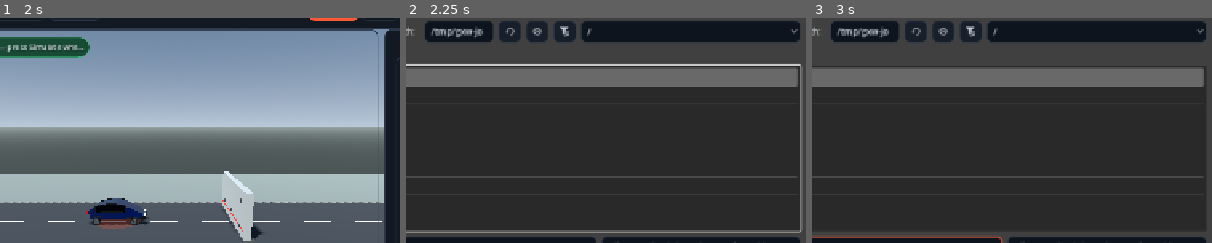
Above: before the commit, frames 1-3 (left to right).
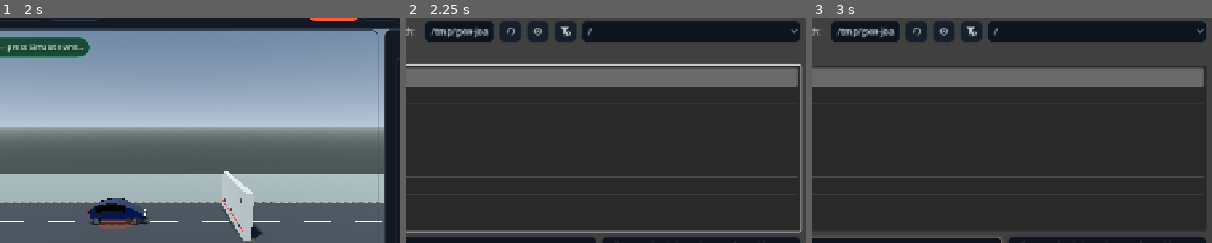
Above: after the commit, the same moments.

Repository: ArrowSK/crashvector
Game: Godot game, scene res://app/main.tscn
Same seed, same stepped clock (60 frames per second), same inputs: the game is played once before the commit and once after it.
Inputs (mouse positions are % of the whole screen's width and height, from its top left):
- Up to frame 1 (2 s): click "New" at 0.5 s; click "New" at 1.25 s
- Up to frame 2 (2.25 s): click "Open" at 2 s
- Up to frame 3 (3 s): click (36, 59) at 2.77 s; type "12" at 2.85 s
The pictures show only the part of the screen within x 28-78%, y 8-58%; the shares and areas given below are measured in that part.

Frame 1 is identical in both runs. In frame 2, 0.2% of the frame differs, in the area x 19-47%, y 3-9%; in frame 3, 0.2%.

Commit message:
Fix calibration modal layering over M10 UI

Diff:
--- a/src/demo/crash_demo_m10_release.gd
+++ b/src/demo/crash_demo_m10_release.gd
@@ -138,6 +138,13 @@
 		export_launch_panel.visible = false
 	if calibration_canvas != null:
 		calibration_canvas.visible = true
+		# The M8 calibration/evidence panel lives in its original CanvasLayer.
+		# M10 itself is layer 20, so leaving calibration at layer 6 renders the
+		# modal underneath the full-screen M10 root: it can be seen through the
+		# viewport but its Close button cannot receive input. Keep ownership and
+		# callbacks unchanged; only put this modal-bearing layer above M10.
+		if m10_canvas != null:
+			calibration_canvas.layer = m10_canvas.layer + 1
 	if calibration_launch_panel != null:
 		calibration_launch_panel.visible = false
 	if comparison_lab_canvas != null:
